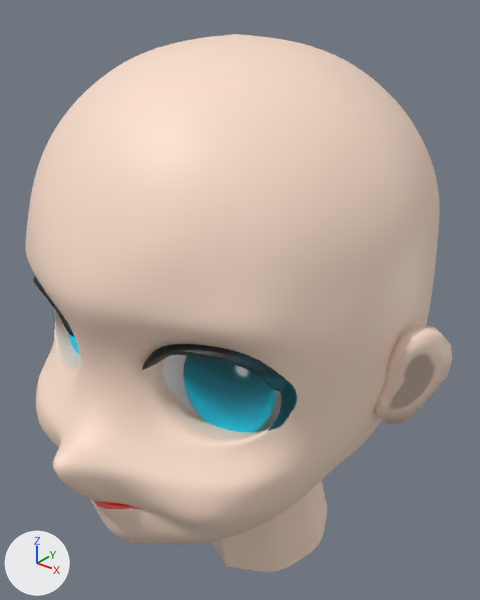
The Blender file arch_chan.blend: old version first, new version second.
Before and after are seen from a 50 mm camera at (4.56, -4.77, 3.53) aimed at (-0.03, 0.97, -0.03). The axes (+X, +Y, +Z) are drawn at lower left. The lights are the same throughout.
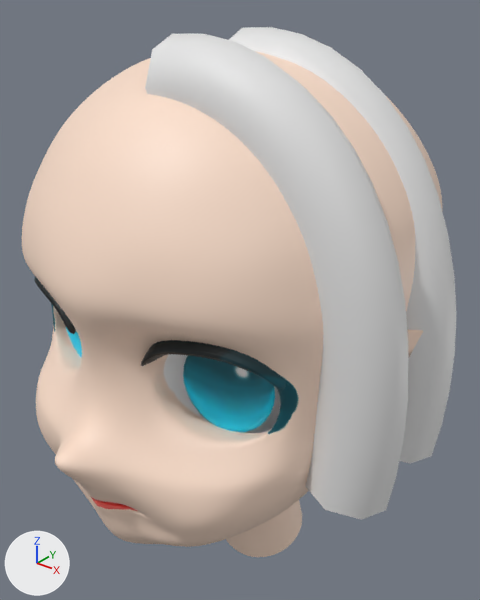
Commit message: [add]: first hair path

Patch to the scene script:
```diff
--- a/arch_chan.blend.py
+++ b/arch_chan.blend.py
@@ me_plane @@
-me_plane.from_pydata(...)  # 344 vertices, 321 faces; spans x -1.19..2.31, y -2.12..3.36, z -4.19..3.04
+me_plane.from_pydata(...)  # 332 vertices, 309 faces; spans x 0.0..2.31, y -2.12..3.35, z -4.12..2.94
+# me_plane part 1
+# 20 vertices are removed from x -1.19..0.0, y -0.08..2.55, z -4.19..-1.7
+# 20 faces are deleted
+# 23 vertices in x 0.0..2.12, y -1.24..3.04, z -0.4..2.16 move by (0.0, 0.0, -0.06)
+# 8 vertices in x 0.0..2.25, y -1.41..3.22, z 1.45 move by (0.0, 0.0, -0.01)
+# 6 vertices in x 0.0..1.17, y -0.39..0.4, z 2.7 move by (0.0, 0.06, -0.05)
+# 5 vertices in x 0.32..0.87, y 0.72..1.71, z 2.89 move by (0.0, 0.1, -0.07)
+# 5 vertices in x 0.61..1.49, y -0.61..0.27, z 2.46 move by (0.0, 0.02, -0.06)
+# 4 vertices in x 1.91..2.17, y -0.02..0.46, z -0.92..0.03 move by (-0.01, 0.0, 0.0)
+# 145 vertices move from x 0.0..2.23, y -1.88..3.36, z -4.17..3.04 to x 0.0..2.21, y -1.63..3.35, z -4.11..2.94
+# 8 vertices are added at x 0.0, y 0.51..2.06, z -4.12..-1.9
+# 8 new faces join them
 me_plane.materials.append(mat_face_mat)
@@ me_cylinder @@
 me_cylinder.from_pydata(...)  # 66 vertices, 80 faces; spans x 2.05..2.626, y 0.447..1.163, z -0.672..0.499
+# me_cylinder part 2: the whole mesh is moved by (-0.086, 0.0, 0.0)
 me_cylinder.materials.append(mat_face_mat)
@@ cu_nurbspath_001 @@
+cu_nurbspath_001 = bpy.data.curves.new('NurbsPath.001', 'CURVE')
+cu_nurbspath_001.dimensions = '3D'
+_sp = cu_nurbspath_001.splines.new('NURBS'); _sp.points.add(4)
+_sp.points.foreach_set('co', [-0.000357, 1.045, 2.63, 1.0, 1.161, 1.045, 2.778, 1.0, 2.067, 1.045, 1.933, 1.0, 2.409, 1.045, 0.523, 1.0, 2.148, 1.045, -1.087, 1.0])
+_sp.points.foreach_set('radius', [0.435, 0.435, 0.435, 0.435, 0.435])
+_sp.order_u = 5
+_sp.order_v = 0
+_sp.resolution_u = 4
+_sp.use_endpoint_u = True
+cu_nurbspath_001.use_path = True
+cu_nurbspath_001.bevel_mode = 'OBJECT'
+cu_nurbspath_001.resolution_u = 4
+cu_nurbspath_001.fill_mode = 'FULL'
+cu_nurbspath_001.bevel_object = ob_haircircle
@@ cu_beziercircle @@
+cu_beziercircle = bpy.data.curves.new('BezierCircle', 'CURVE')
+cu_beziercircle.dimensions = '3D'
+_sp = cu_beziercircle.splines.new('BEZIER'); _sp.bezier_points.add(3)
+_sp.bezier_points.foreach_set('co', [-1.0, 0.0, 0.0, 0.0, 1.0, 0.0, 1.0, 0.0, 0.0, 0.0, -1.0, 0.0])
+_sp.bezier_points.foreach_set('handle_left', [-1.22, -0.584, 0.0, -0.552, 1.0, 0.0, 0.838, 0.611, 0.0, 0.552, -1.0, 0.0])
+_sp.bezier_points.foreach_set('handle_right', [-0.805, 0.517, 0.0, 0.552, 1.0, 0.0, 1.141, -0.534, 0.0, -0.552, -1.0, 0.0])
+for _p, _l, _r in zip(_sp.bezier_points, ['ALIGNED', 'AUTO', 'ALIGNED', 'AUTO'], ['ALIGNED', 'AUTO', 'ALIGNED', 'AUTO']): _p.handle_left_type = _l; _p.handle_right_type = _r
+_sp.order_u = 0
+_sp.order_v = 0
+_sp.resolution_u = 2
+_sp.use_cyclic_u = True
+cu_beziercircle.use_path = True
+cu_beziercircle.resolution_u = 2
+cu_beziercircle.fill_mode = 'FULL'
@@ cu_nurbspath @@
+cu_nurbspath = bpy.data.curves.new('NurbsPath', 'CURVE')
+cu_nurbspath.dimensions = '3D'
+_sp = cu_nurbspath.splines.new('NURBS'); _sp.points.add(4)
+_sp.points.foreach_set('co', [-0.000357, 0.0, 2.63, 1.0, 1.161, 0.0, 2.778, 1.0, 2.067, 0.0, 1.933, 1.0, 2.409, 0.0, 0.523, 1.0, 2.148, 0.0, -1.087, 1.0])
+_sp.points.foreach_set('radius', [0.435, 0.435, 0.435, 0.435, 0.435])
+_sp.order_u = 5
+_sp.order_v = 0
+_sp.resolution_u = 4
+_sp.use_endpoint_u = True
+cu_nurbspath.use_path = True
+cu_nurbspath.bevel_mode = 'OBJECT'
+cu_nurbspath.resolution_u = 4
+cu_nurbspath.fill_mode = 'FULL'
+cu_nurbspath.bevel_object = ob_haircircle
@@ ob_nurbspath_001 @@
+ob_nurbspath_001 = bpy.data.objects.new('NurbsPath.001', cu_nurbspath_001)
+ob_nurbspath_001.location = (0.0, 0.0, 0.0)
@@ ob_haircircle @@
+ob_haircircle = bpy.data.objects.new('HairCircle', cu_beziercircle)
+ob_haircircle.location = (0.0, 0.0, 0.0)
@@ ob_nurbspath @@
+ob_nurbspath = bpy.data.objects.new('NurbsPath', cu_nurbspath)
+ob_nurbspath.location = (0.0, 0.0, 0.0)
```

Boxes [x1, y1, x2, y2] around the edits, measured in the pictures (480 x 600 px):
'Plane', reshaped: before [25, 34, 440, 572]; after [22, 51, 443, 557]
'NurbsPath', added: after [145, 34, 408, 520]
'NurbsPath.001', added: after [229, 27, 457, 464]
'Cylinder', mesh moved: before [374, 325, 452, 424]; after [407, 329, 423, 358]
